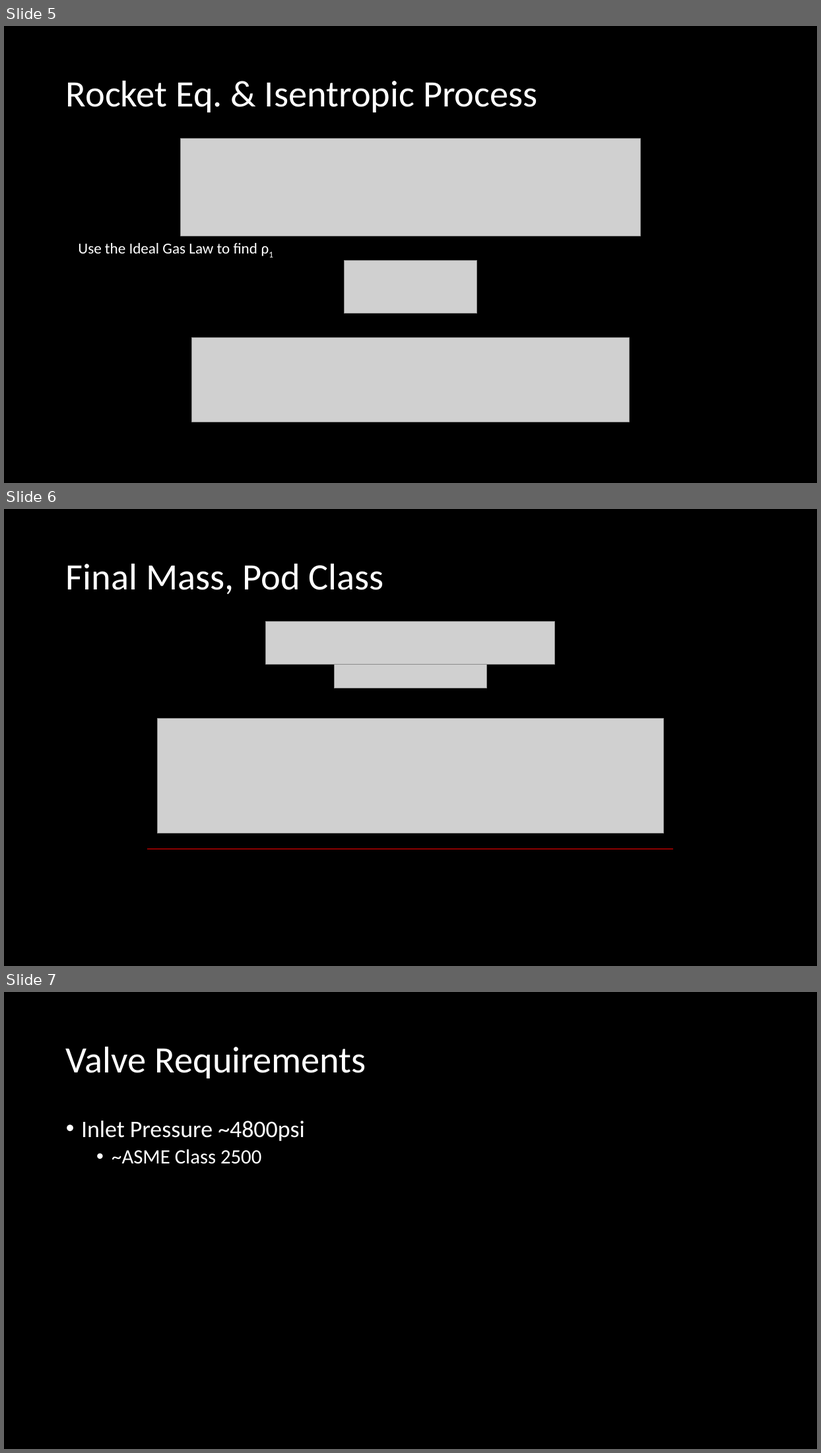
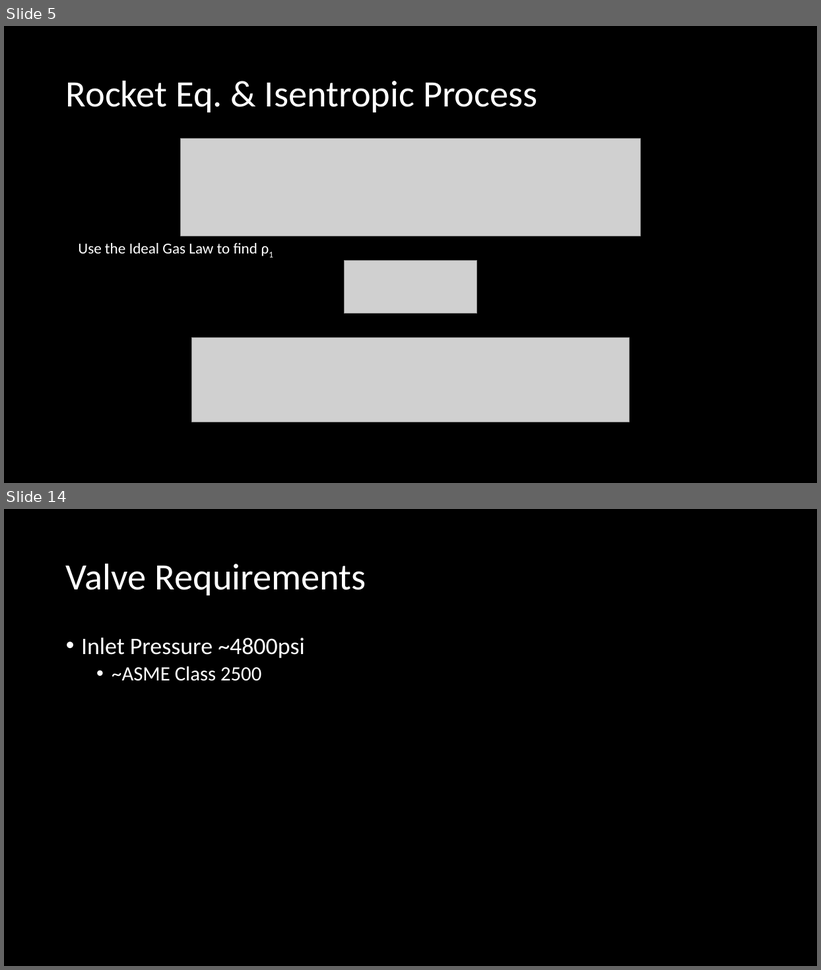
Before and after one commit to Kent1701/Cal_Poly_SLO_Hyperloop_Propulsion_2019_2020, a slide deck: Presentations/CDR_Prop.pptx. Shown one above the other, each under a label of ours: slides 5, 6 and 7 before the commit, slides 5 and 14 after it; the slides between them are not shown. The pictures are 821x1453 and 821x970 pixels, drawn with LibreOffice and Linux fonts; fonts in the diff are those of the drawing; grey boxes stand for pictures. Boxes give left, top, right and bottom in pixels: in the first picture for what was removed or moved away, otherwise in the second. Text is boxed around its words. In the diff, an @@ line names an element or a change of style, - is before the commit and + after.

```diff
--- a/Presentations/CDR_Prop.pptx
+++ b/Presentations/CDR_Prop.pptx
@@ slide 6 removed at (x1=4, y1=509, x2=817, y2=966), background #000000 @@
@@ title removed at (x1=66, y1=563, x2=384, y2=594) @@
-Final Mass, Pod Class
@@ picture removed at (x1=266, y1=622, x2=556, y2=665) @@
@@ picture removed at (x1=335, y1=665, x2=487, y2=689) @@
@@ picture removed at (x1=158, y1=719, x2=664, y2=834) @@
@@ line removed from (147, 849) to (674, 849) @@
@@ what was slide 7 is now slide 14 @@
```
Also in this commit, not shown: 2 slides changed, 8 slides added, 4 other files.
